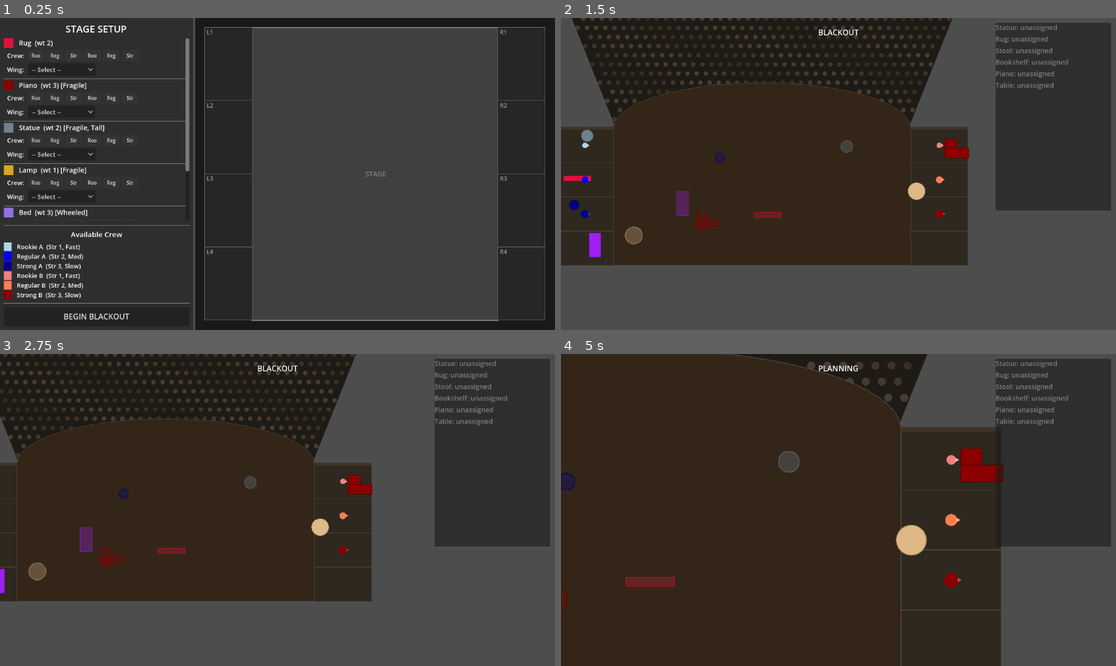
Above: before the commit, frames 1-4 (two rows, left to right).
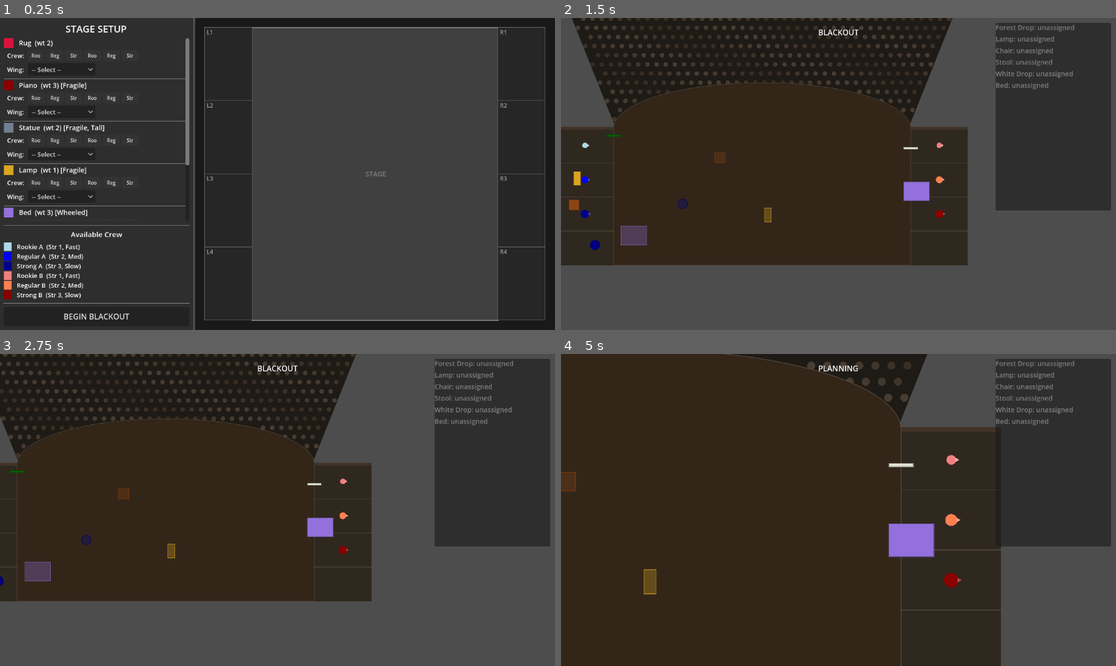
Above: after the commit, the same moments.

Repository: js-carpadakis/blackout
Game: Godot game, scene res://scenes/main/main.tscn
Two runs of this game, one before a commit and one after it. Both use one fixed random seed, a clock stepped at 60 frames per second and the inputs below.
Inputs (mouse positions are in pixels of both pictures, inside the frame that each line leads up to):
- Up to frame 1 (0.25 s): no input
- Up to frame 2 (1.5 s): click "BEGIN BLACKOUT" at 0.5 s; tap Enter at 1.25 s; move the mouse to (960, 158) at 1.27 s; hold D (pan_right) from 1.28 s (still down); hold Space (start_execution) from 1.28 s (still down); click (960, 158) at 1.42 s
- Up to frame 3 (2.75 s): release D (pan_right) at 2 s; release Space (start_execution) at 2 s; drag from (166, 525) to (249, 572) at 2.02 s
- Up to frame 4 (5 s): tap Space (start_execution) at 2.75, 4.25 s; move the mouse to (894, 441) at 2.77 s; hold D (pan_right) 2.78-3.5 s; hold Q (zoom_in) 2.78-3.5 s; drag from (810, 572) to (672, 463) at 3.52 s; move the mouse to (1005, 556) at 4.27 s; hold A (pan_left) from 4.28 s (still down); hold Space (start_execution) from 4.28 s (still down)

The runs differ from the first frame. In frame 1, less than 0.1% of the frame differs, in the area x 33-35%, y 46-50%; in frame 2, 2.5%; in frame 3, 2.1%; in frame 4, 3.0%, in the area x 0-93%, y 2-82%.

Commit message:
Added new prop types (scrims) with pull/retract animation, and updated setup menu to support them. Also added screenshots of the new prop types in the planning and execution phases, and of the updated setup menu.

Diff:
--- a/scripts/core/game_session.gd
+++ b/scripts/core/game_session.gd
@@ -135,6 +135,9 @@
 		{ "name": "Wardrobe", "weight": 3, "color": Color.DARK_OLIVE_GREEN, "shape": 0, "size": Vector2(75, 98), "traits": [1] },
 		{ "name": "Statue", "weight": 2, "color": Color.SLATE_GRAY, "shape": 1, "size": Vector2(52, 52), "traits": [0, 1] },
 		{ "name": "Bed", "weight": 3, "color": Color.MEDIUM_PURPLE, "shape": 0, "size": Vector2(112, 82), "traits": [2] },
+		{ "name": "Black Scrim", "weight": 1, "color": Color(0.1, 0.1, 0.1, 0.7), "shape": 0, "size": Vector2(60, 8), "traits": [3] },
+		{ "name": "White Drop", "weight": 1, "color": Color(0.9, 0.9, 0.85), "shape": 0, "size": Vector2(60, 8), "traits": [3] },
+		{ "name": "Forest Drop", "weight": 2, "color": Color.DARK_GREEN, "shape": 0, "size": Vector2(60, 8), "traits": [3] },
 	]
 	prop_defs.shuffle()
 	prop_defs.resize(6)
@@ -222,9 +225,14 @@
 		typed_traits.append(t as int)
 	prop.traits = typed_traits
 	prop.global_position = pos
+	# Scrims are locked to their wing edge and have no stage destination
+	if prop.is_scrim():
+		prop._scrim_from_left = pos.x < 0.0
+		prop.global_position.x = -650.0 if prop._scrim_from_left else 650.0
 	props_container.add_child(prop)
 	props.append(prop)
-	prop.set_target(target)
+	if not prop.is_scrim():
+		prop.set_target(target)
 
 
 # =============================================================================
@@ -271,7 +279,7 @@
 func _planning_handle_click(world_pos: Vector2) -> void:
 	# Check if clicked on a target ghost — start dragging the target position
 	for prop in props:
-		if prop._show_ghost:
+		if prop._show_ghost and not prop.is_scrim():
 			var half_size: Vector2 = prop.prop_size / 2.0
 			var ghost_rect: Rect2 = Rect2(prop.target_position - half_size, prop.prop_size)
 			if ghost_rect.has_point(world_pos):
@@ -287,19 +295,20 @@
 			_drag_offset = stagehand.global_position - world_pos
 			return
 
-	# Check if clicked on prop — select prop and start drag
+	# Check if clicked on prop — select prop; scrims are selectable but not draggable
 	for prop in props:
 		var half_size: Vector2 = prop.prop_size / 2.0
 		var prop_rect: Rect2 = Rect2(prop.global_position - half_size, prop.prop_size)
 		if prop_rect.has_point(world_pos):
-			_dragging_entity = prop
-			prop.is_being_dragged = true
-			_drag_offset = prop.global_position - world_pos
+			if not prop.is_scrim():
+				_dragging_entity = prop
+				prop.is_being_dragged = true
+				_drag_offset = prop.global_position - world_pos
 			_select_prop(prop)
 			return
 
 	# If a prop is selected and clicked on stage, set its target destination
-	if selected_prop and is_on_stage(world_pos):
+	if selected_prop and not selected_prop.is_scrim() and is_on_stage(world_pos):
 		var leg_idx: int = selected_prop.get_active_leg_index()
 		if leg_idx >= 0:
 			selected_prop.movement_plan[leg_idx]["destination"] = world_pos
@@ -650,6 +659,19 @@
 func _do_pickup(prop: StaticBody2D) -> void:
 	var leg: Dictionary = prop.get_current_leg()
 	var leg_stagehands: Array = leg.stagehands
+
+	# Scrims are pulled across the stage from their wing side
+	if prop.is_scrim():
+		var sh: CharacterBody2D = leg_stagehands[0]
+		sh.start_pushing(prop)
+		# Determine pull direction based on which wing the prop is in
+		var from_left: bool = prop.global_position.x < 0.0
+		prop.begin_scrim_pull(sh, from_left)
+
+		_prop_execution[prop].phase = LegPhase.CARRYING
+		_prop_execution[prop].arrived = []
+		_prop_execution[prop].dispatched = [sh]
+		return
 
 	# Wheeled props are pushed, not carried
 	if prop.is_wheeled():
--- a/scripts/entities/prop_controller.gd
+++ b/scripts/entities/prop_controller.gd
@@ -9,7 +9,7 @@
 
 enum PropState { STORED, BEING_CARRIED, PLACED, IN_POSITION, BEING_PUSHED }
 enum PropShape { RECT, CIRCLE, L_SHAPE }
-enum PropTrait { FRAGILE, AWKWARD, WHEELED }
+enum PropTrait { FRAGILE, AWKWARD, WHEELED, SCRIM }
 
 @export var prop_name: String = "Prop"
 @export var weight: int = 1  # Combined strength needed to carry
@@ -33,6 +33,17 @@
 var _push_speed: float = 90.0
 var _push_rotation_speed: float = 2.0  # rad/s
 var _push_paused: bool = false
+
+# Scrim pull state
+var _scrim_pulling: bool = false
+var _scrim_retracting: bool = false  # true while retracting before a re-pull
+var _scrim_progress: float = 0.0  # 0.0 to 1.0
+var _scrim_from_left: bool = true  # true = extends from left wing edge
+var _scrim_pull_speed: float = 400.0  # pixels/sec of leading edge
+var _scrim_y: float = 0.0  # Y center of the scrim
+var _scrim_full_width: float = 1300.0  # full stage width
+var _scrim_stagehand: CharacterBody2D = null
+
 var target_position: Vector2:
 	get:
 		if movement_plan.size() > 0:
@@ -97,16 +108,25 @@
 
 	# Drive push animation (skip when paused)
 	if current_state == PropState.BEING_PUSHED and not _push_paused:
-		match _push_phase:
-			PushPhase.ROTATING:
-				_process_push_rotate(delta)
-			PushPhase.SLIDING:
-				_process_push_slide(delta)
-			PushPhase.FINAL_ROTATING:
-				_process_push_final_rotate(delta)
+		if _scrim_pulling:
+			_process_scrim_pull(delta)
+		elif _scrim_retracting:
+			_process_scrim_retract(delta)
+		else:
+			match _push_phase:
+				PushPhase.ROTATING:
+					_process_push_rotate(delta)
+				PushPhase.SLIDING:
+					_process_push_slide(delta)
+				PushPhase.FINAL_ROTATING:
+					_process_push_final_rotate(delta)
 
 
 func _draw() -> void:
+	if is_scrim():
+		_draw_scrim()
+		return
+
 	# Draw target ghost at fixed world position with target rotation
 	if _show_ghost:
 		# Convert world offset to local draw coordinates (accounting for node rotation)
@@ -177,7 +197,10 @@
 
 
 func check_target_reached() -> void:
-	if current_state == PropState.PLACED and is_at_target():
+	if current_state != PropState.PLACED:
+		return
+	# Scrims are always in position once fully pulled
+	if is_scrim() or is_at_target():
 		current_state = PropState.IN_POSITION
 		_show_ghost = false
 		queue_redraw()
@@ -195,7 +218,7 @@
 
 
 func get_required_strength() -> int:
-	if PropTrait.WHEELED in traits:
+	if PropTrait.WHEELED in traits or PropTrait.SCRIM in traits:
 		return 1
 	return get_effective_weight()
 
@@ -216,11 +239,17 @@
 				labels.append("awkward")
 			PropTrait.WHEELED:
 				labels.append("wheeled")
+			PropTrait.SCRIM:
+				labels.append("scrim")
 	return labels
 
 
 func is_wheeled() -> bool:
 	return PropTrait.WHEELED in traits
+
+
+func is_scrim() -> bool:
+	return PropTrait.SCRIM in traits
 
 
 # =============================================================================
@@ -386,6 +415,121 @@
 
 
 # =============================================================================
+# SCRIM PULL MECHANIC
+# =============================================================================
+
+func begin_scrim_pull(stagehand: CharacterBody2D, from_left: bool) -> void:
+	_scrim_stagehand = stagehand
+	_scrim_from_left = from_left
+	_scrim_y = global_position.y
+	current_state = PropState.BEING_PUSHED
+	if _nav_obstacle:
+		_nav_obstacle.avoidance_enabled = false
+	# Position the scrim at the source wing edge
+	if from_left:
+		global_position.x = -650.0
+	else:
+		global_position.x = 650.0
+	# If already extended, retract first before pulling back out
+	if _scrim_progress > 0.0:
+		_scrim_retracting = true
+		_scrim_pulling = false
+	else:
+		_scrim_retracting = false
+		_scrim_pulling = true
+	queue_redraw()
+
+
+func _process_scrim_pull(delta: float) -> void:
+	_scrim_progress += (_scrim_pull_speed / _scrim_full_width) * delta
+	if _scrim_progress >= 1.0:
+		_scrim_progress = 1.0
+		_finish_scrim_pull()
+	queue_redraw()
+
+
+func _process_scrim_retract(delta: float) -> void:
+	_scrim_progress -= (_scrim_pull_speed / _scrim_full_width) * delta
+	if _scrim_progress <= 0.0:
+		_scrim_progress = 0.0
+		_scrim_retracting = false
+		_finish_scrim_retract()
+	queue_redraw()
+
+
+func _finish_scrim_retract() -> void:
+	current_state = PropState.STORED
+	z_index = 0
+	if _nav_obstacle:
+		_nav_obstacle.avoidance_enabled = true
+	var stagehand := _scrim_stagehand
+	_scrim_stagehand = null
+	if stagehand:
+		stagehand.on_push_completed()
+
+
+func _finish_scrim_pull() -> void:
+	_scrim_pulling = false
+	current_state = PropState.PLACED
+	z_index = 10
+	# Stay at the wing edge (don't move)
+	if _nav_obstacle:
+		_nav_obstacle.avoidance_enabled = true
+	var stagehand := _scrim_stagehand
+	_scrim_stagehand = null
+	if stagehand:
+		stagehand.on_push_completed()
+	check_target_reached()
+
+
+func _draw_scrim() -> void:
+	var height: float = prop_size.y
+	var current_width: float
+	var draw_x: float
+
+	if _scrim_pulling or _scrim_retracting:
+		current_width = _scrim_full_width * _scrim_progress
+		# Draw from the source edge (same geometry for pull and retract)
+		if _scrim_from_left:
+			draw_x = 0.0
+		else:
+			draw_x = -current_width
+	elif current_state == PropState.PLACED or current_state == PropState.IN_POSITION:
+		# Fully extended from wing edge
+		current_width = _scrim_full_width
+		if _scrim_from_left:
+			draw_x = 0.0
+		else:
+			draw_x = -current_width
+	else:
+		# Stored: draw as a small folded rectangle at spawn position
+		current_width = prop_size.x
+		draw_x = -current_width / 2.0
+
+	var rect := Rect2(draw_x, -height / 2.0, current_width, height)
+	draw_rect(rect, prop_color)
+	draw_rect(rect, prop_color.darkened(0.3), false, 2.0)
+
+	# Subtle vertical line pattern for texture
+	if current_width > 50.0:
+		var line_color := prop_color.lightened(0.1)
+		line_color.a = 0.3
+		var spacing := 40.0
+		var x := draw_x + spacing
+		while x < draw_x + current_width - 5.0:
+			draw_line(Vector2(x, -height / 2.0), Vector2(x, height / 2.0), line_color, 1.0)
+			x += spacing
+
+	# Assignment indicators
+	var all_assigned := assigned_stagehands
+	if all_assigned.size() > 0:
+		var base_radius: float = height / 2.0 + 4.0
+		for i in range(all_assigned.size()):
+			var sh: CharacterBody2D = all_assigned[i]
+			draw_arc(Vector2.ZERO, base_radius + i * 3.0, 0, TAU, 32, sh.stagehand_color, 2.0)
+
+
+# =============================================================================
 # MOVEMENT PLAN — leg-based planning
 # =============================================================================
 
@@ -485,9 +629,21 @@
 func reset_for_planning() -> void:
 	clear_plan()
 	_show_ghost = false
+	if is_scrim():
+		# Preserve visual state: scrims stay stretched or retracted after execution
+		_scrim_pulling = false
+		_scrim_retracting = false
+		_scrim_stagehand = null
+		carriers.clear()
+		queue_redraw()
+		return
 	current_state = PropState.STORED
 	carriers.clear()
 	_push_stagehand = null
+	_scrim_pulling = false
+	_scrim_progress = 0.0
+	_scrim_stagehand = null
+	z_index = 0
 	queue_redraw()
 
 
--- a/scripts/ui/setup_menu.gd
+++ b/scripts/ui/setup_menu.gd
@@ -16,6 +16,12 @@
 	{ "name": "Bed", "weight": 3, "color": Color.MEDIUM_PURPLE, "shape": 0, "size": Vector2(112, 82), "traits": [2] },
 ]
 
+const SCRIM_DEFS: Array[Dictionary] = [
+	{ "name": "Black Scrim", "weight": 1, "color": Color(0.1, 0.1, 0.1, 0.7), "shape": 0, "size": Vector2(60, 8), "traits": [3] },
+	{ "name": "White Drop", "weight": 1, "color": Color(0.9, 0.9, 0.85), "shape": 0, "size": Vector2(60, 8), "traits": [3] },
+	{ "name": "Forest Drop", "weight": 2, "color": Color.DARK_GREEN, "shape": 0, "size": Vector2(60, 8), "traits": [3] },
+]
+
 const STAGEHAND_DEFS: Array[Dictionary] = [
 	{ "type": "rookie", "name": "Rookie A", "color": Color.LIGHT_BLUE, "strength": 1, "speed": "Fast" },
 	{ "type": "regular", "name": "Regular A", "color": Color.BLUE, "strength": 2, "speed": "Med" },
@@ -26,7 +32,7 @@
 ]
 
 const WING_LABELS: Array[String] = ["L1", "L2", "L3", "L4", "R1", "R2", "R3", "R4"]
-const TRAIT_NAMES: Array[String] = ["Fragile", "Tall", "Wheeled"]
+const TRAIT_NAMES: Array[String] = ["Fragile", "Tall", "Wheeled", "Scrim"]
 
 @onready var assignment_list: VBoxContainer = $HBoxContainer/SidePanel/MarginContainer/VBoxContainer/ScrollContainer/AssignmentList
 @onready var stagehand_pool: VBoxContainer = $HBoxContainer/SidePanel/MarginContainer/VBoxContainer/StagehandPool
@@ -40,11 +46,15 @@
 
 
 func _ready() -> void:
-	# Pick 6 random props
+	# Pick 5 random regular props
 	var all_props := PROP_DEFS.duplicate()
 	all_props.shuffle()
-	for i in range(6):
+	for i in range(5):
 		_selected_props.append(all_props[i])
+	# Pick 1 random scrim (always included, separate from prop pool)
+	var all_scrims := SCRIM_DEFS.duplicate()
+	all_scrims.shuffle()
+	_selected_props.append(all_scrims[0])
 
 	_build_stagehand_pool()
 	_build_assignment_cards()
@@ -74,8 +84,21 @@
 	_crew_toggles.clear()
 	_wing_buttons.clear()
 
+	var scrim_header_added := false
 	for i in range(_selected_props.size()):
 		var def: Dictionary = _selected_props[i]
+
+		# Insert a section header before the first scrim
+		if def.traits.has(3) and not scrim_header_added:
+			scrim_header_added = true
+			var section_sep := HSeparator.new()
+			assignment_list.add_child(section_sep)
+			var section_label := Label.new()
+			section_label.text = "Scrims"
+			section_label.add_theme_font_size_override("font_size", 13)
+			section_label.add_theme_color_override("font_color", Color(0.7, 0.7, 0.7))
+			section_label.horizontal_alignment = HORIZONTAL_ALIGNMENT_CENTER
+			assignment_list.add_child(section_label)
 
 		var card := VBoxContainer.new()
 		card.add_theme_constant_override("separation", 4)
Binary file added: screenshots/2026-2-24_execution_phase.png
Not shown, added: screenshots/2026-2-24_execution_phase.png.import
Binary file added: screenshots/2026-2-24_planning_phase.png
Not shown, added: screenshots/2026-2-24_planning_phase.png.import
Binary file added: screenshots/2026-2-24_setup_menu.png
Not shown, added: screenshots/2026-2-24_setup_menu.png.import
